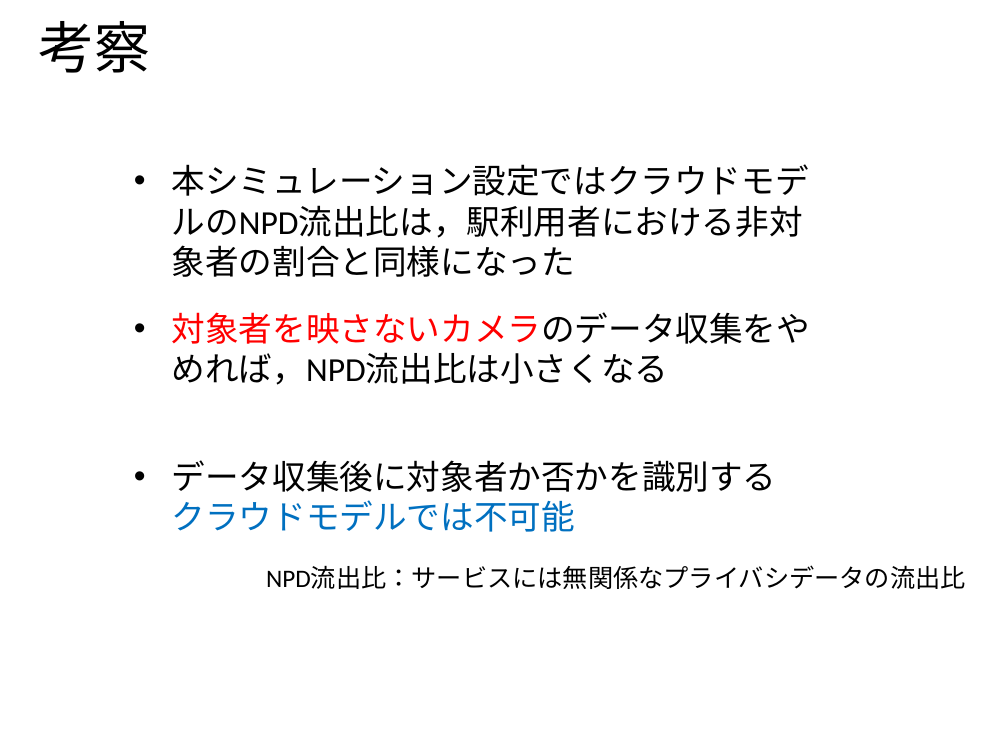
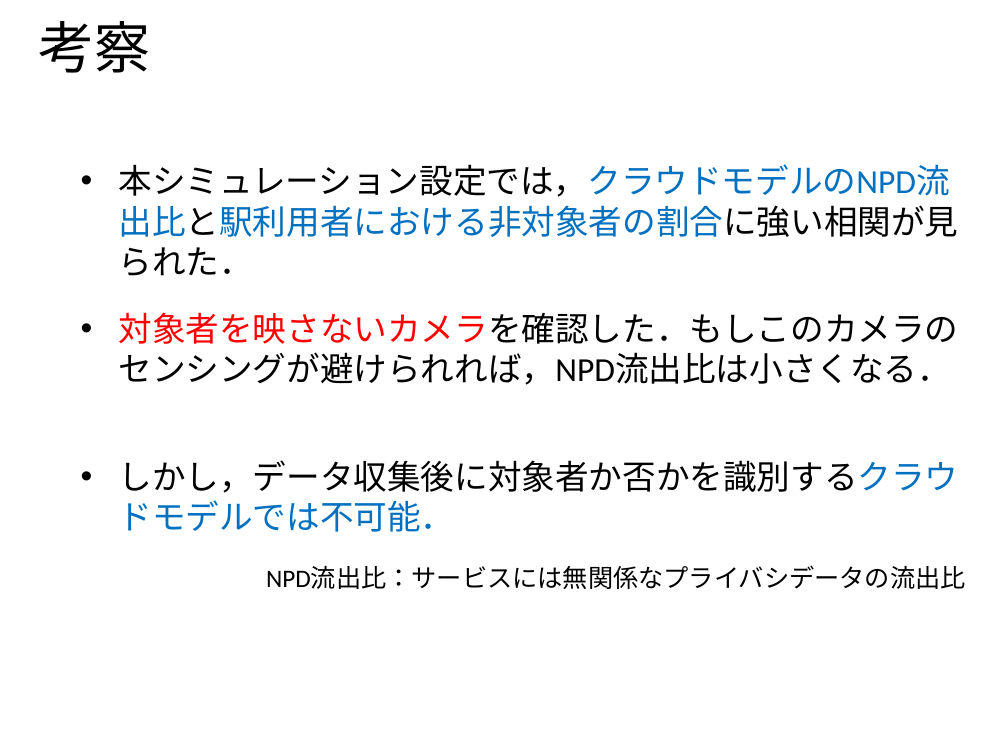
Before and after one commit to ao-megane/LplcOpenDataConverter, a slide deck: slide 25 of LplcOpenDataConverter/LplcOpenDataConverter/プレゼン/多地点カメラを用いた見守りサービスにおける第三者のプライバシデータ流出比の定量評価.pptx. Drawn at 1008x756 pixels with LibreOffice and Linux fonts; fonts in the diff are those of the drawing; background and template pictures are left out. Boxes give left, top, right and bottom in pixels: in the first picture for what was removed or moved away, otherwise in the second. Text is boxed around its words. In the diff, an @@ line names an element or a change of style, - is before the commit and + after.

```diff
--- a/LplcOpenDataConverter/LplcOpenDataConverter/プレゼン/多地点カメラを用いた見守りサービスにおける第三者のプライバシデータ流出比の定量評価.pptx
+++ b/LplcOpenDataConverter/LplcOpenDataConverter/プレゼン/多地点カメラを用いた見守りサービスにおける第三者のプライバシデータ流出比の定量評価.pptx
@@ text at box(119, 164, 950, 197): text changed; text colour #000000 to #0070C0 @@
-• 本シミュレーション設定ではクラウドモデルのNPD流出比は，駅利用者における非対象者の割合と同様になった
+• 本シミュレーション設定では，クラウドモデルのNPD流出比と駅利用者における非対象者の割合に強い相関が見られた．
@@ text at box(119, 312, 959, 385): text changed @@
-• 対象者を映さないカメラのデータ収集をやめれば，NPD流出比は小さくなる
+• 対象者を映さないカメラを確認した．もしこのカメラのセンシングが避けられれば，NPD流出比は小さくなる．
@@ text at box(119, 460, 959, 532): text changed @@
-• データ収集後に対象者か否かを識別する
-  クラウドモデルでは不可能
+• しかし，データ収集後に対象者か否かを識別するクラウドモデルでは不可能．
```
Also in this commit, not shown: 32 other slides changed, 1 slide added, 2 slides removed, 1 other file.
